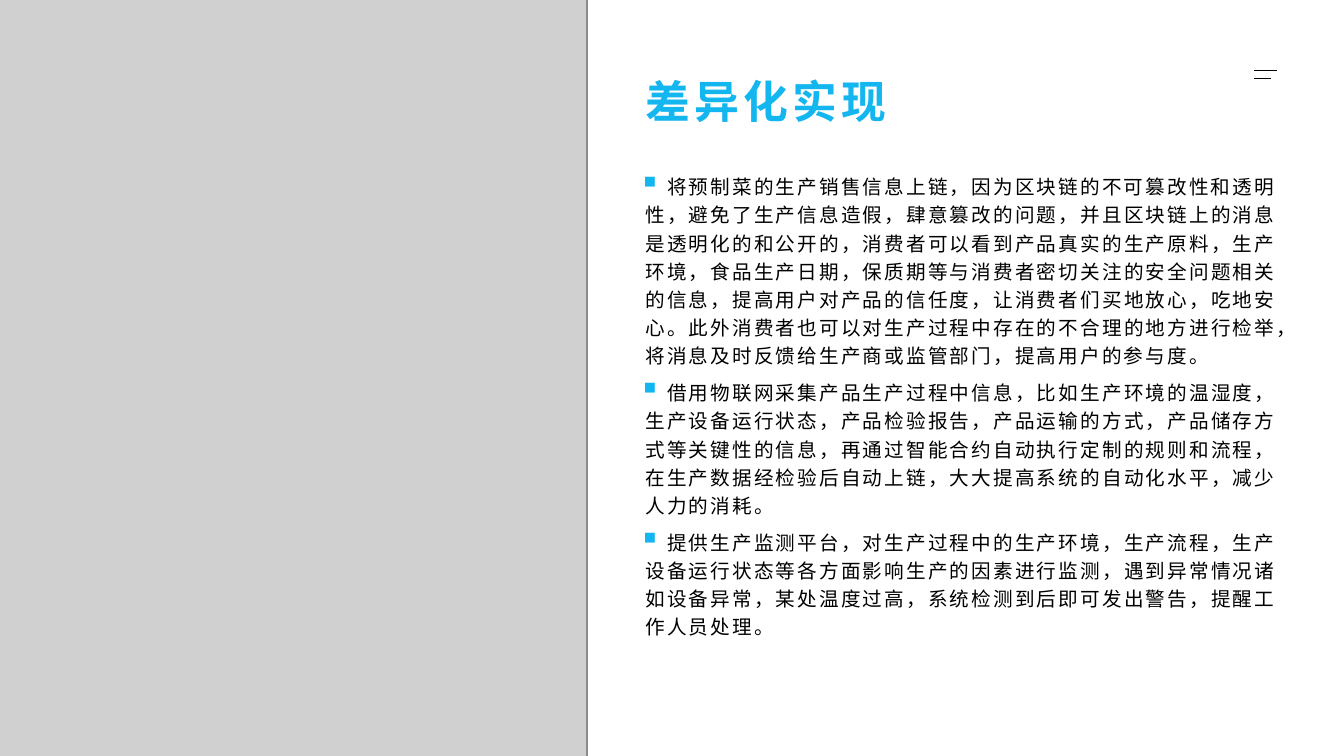
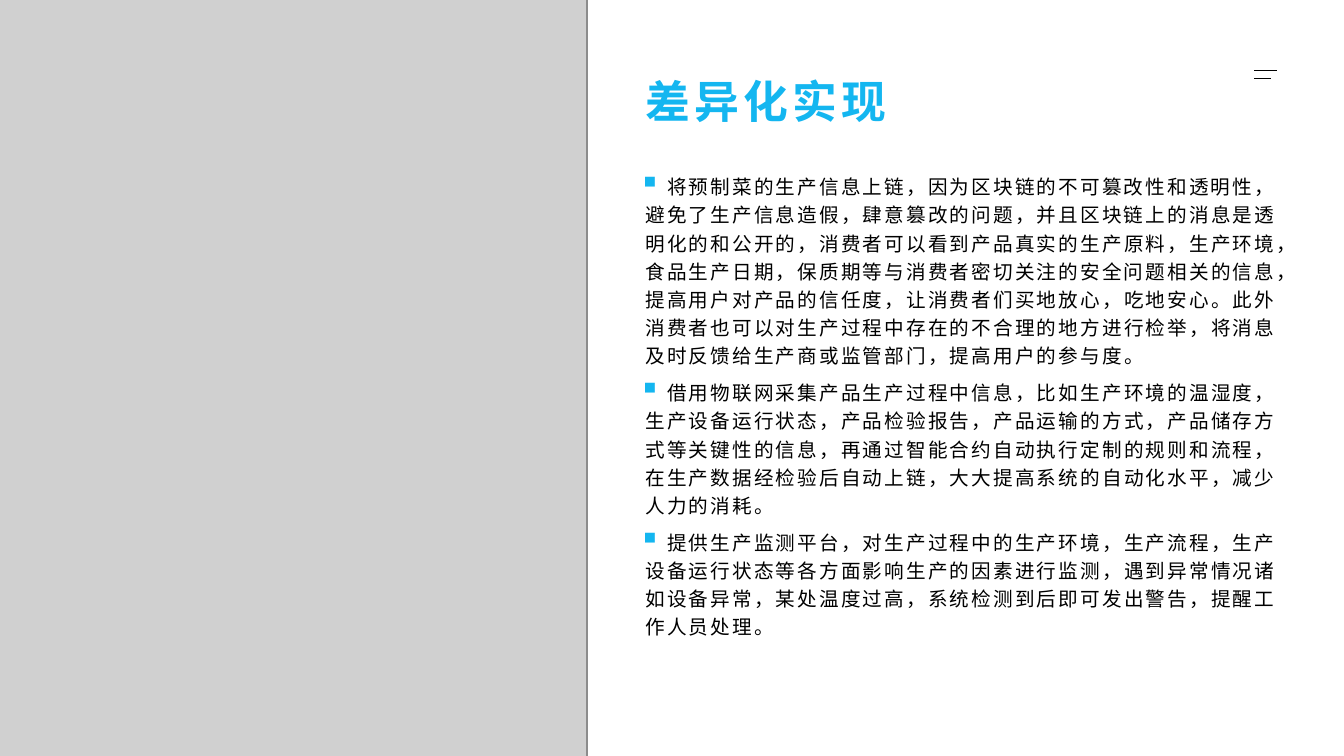
Before and after one commit to codenewbird/prepared_food, a slide deck: slide 8 of doc/集训展示.pptx (slide 7 before the commit). Drawn at 1344x756 pixels with LibreOffice and Linux fonts; fonts in the diff are those of the drawing; grey boxes stand for pictures. Boxes give left, top, right and bottom in pixels: in the first picture for what was removed or moved away, otherwise in the second. Text is boxed around its words. In the diff, an @@ line names an element or a change of style, - is before the commit and + after.

```diff
--- a/doc/集训展示.pptx
+++ b/doc/集训展示.pptx
@@ text at <box>645,176,1275,365</box>: text changed @@
-▘将预制菜的生产销售信息上链，因为区块链的不可篡改性和透明性，避免了生产信息造假，肆意篡改的问题，并且区块链上的消息是透明化的和公开的，消费者可以看到产品真实的生产原料，生产环境，食品生产日期，保质期等与消费者密切关注的安全问题相关的信息，提高用户对产品的信任度，让消费者们买地放心，吃地安心。此外消费者也可以对生产过程中存在的不合理的地方进行检举，将消息及时反馈给生产商或监管部门，提高用户的参与度。
+▘将预制菜的生产信息上链，因为区块链的不可篡改性和透明性，避免了生产信息造假，肆意篡改的问题，并且区块链上的消息是透明化的和公开的，消费者可以看到产品真实的生产原料，生产环境，食品生产日期，保质期等与消费者密切关注的安全问题相关的信息，提高用户对产品的信任度，让消费者们买地放心，吃地安心。此外消费者也可以对生产过程中存在的不合理的地方进行检举，将消息及时反馈给生产商或监管部门，提高用户的参与度。
```
Also in this commit, not shown: 4 other slides changed, 2 slides added, 48 other files.
